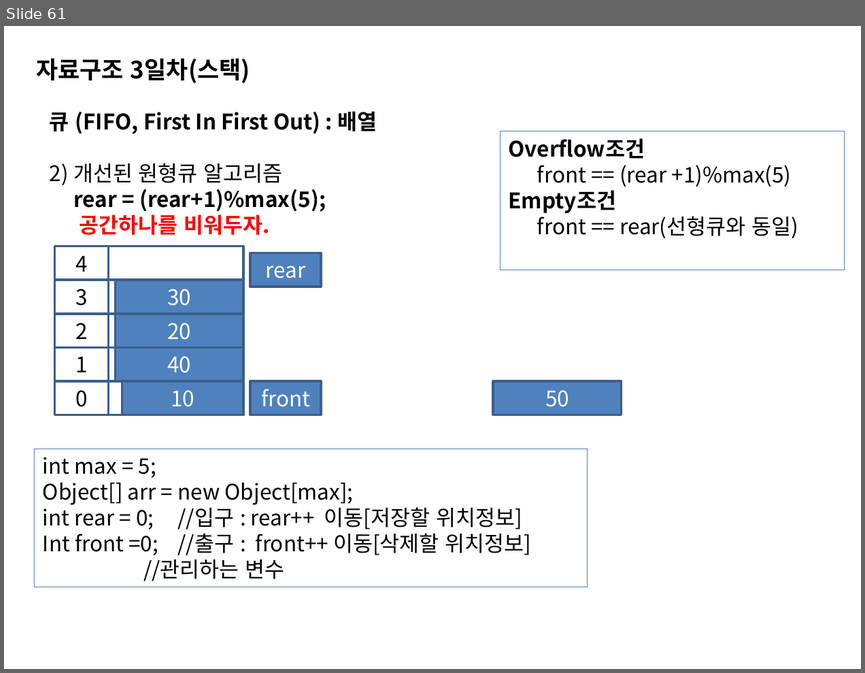
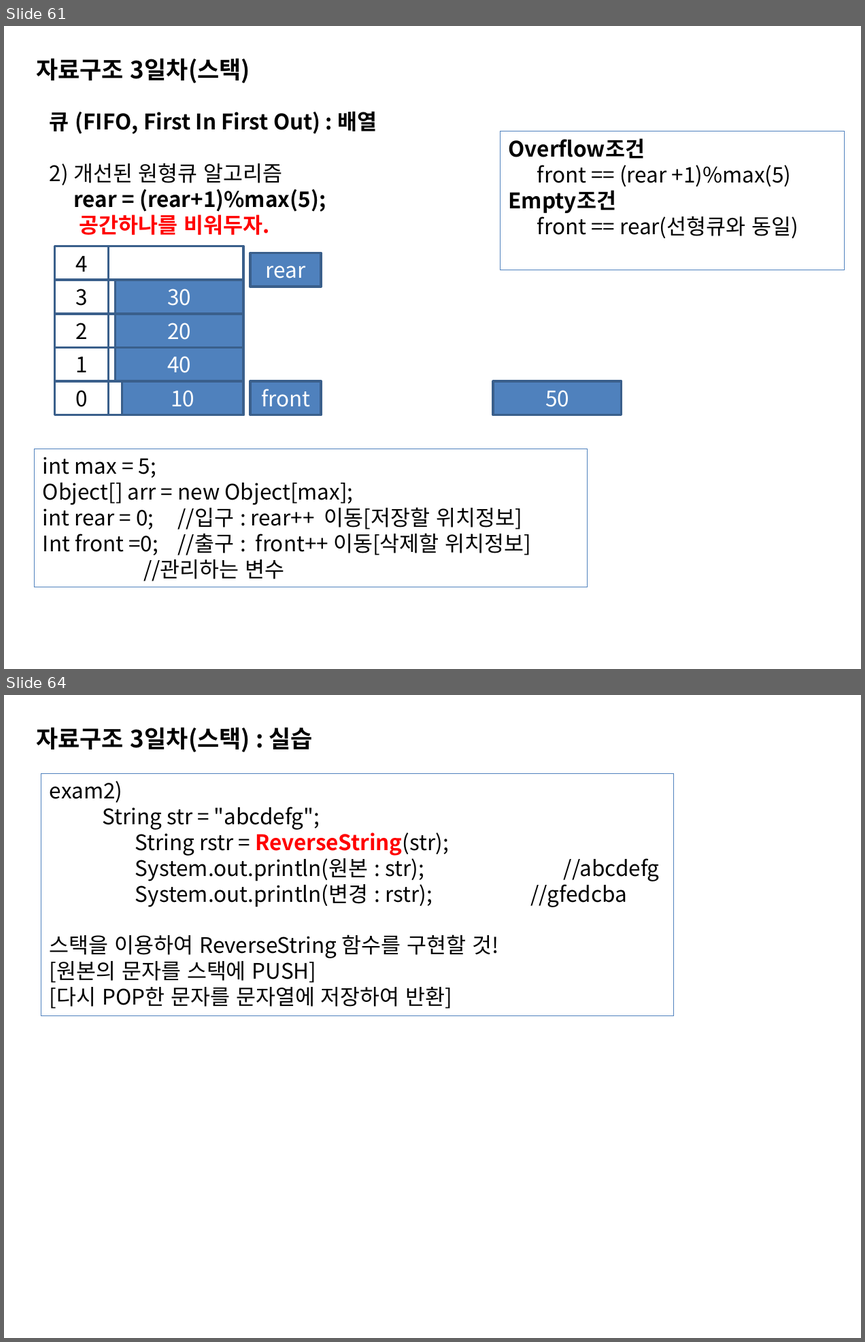
Before and after one commit to sing2song/TILDS, a slide deck: Java자료구조.pptx. Shown one above the other, each under a label of ours: slide 61 before the commit, slides 61 and 64 after it; the slides between them are not shown. The pictures are 865x673 and 865x1342 pixels, drawn with LibreOffice and Linux fonts; fonts in the diff are those of the drawing. Boxes give left, top, right and bottom in pixels: in the first picture for what was removed or moved away, otherwise in the second. Text is boxed around its words. In the diff, an @@ line names an element or a change of style, - is before the commit and + after.

```diff
--- a/Java자료구조.pptx
+++ b/Java자료구조.pptx
@@ slide 64 added at [4,695,861,1338], background #FFFFFF @@
@@ text added at [36,727,313,752], 20 pt, text #000000, bold @@
+자료구조 3일차(스택) : 실습
@@ rectangle added at [41,774,673,1016], outline #4F81BD 0.75 pt, 18 pt, text #000000 @@
+exam2)
+String str = "abcdefg";
+String rstr = ReverseString(str);
+System.out.println(원본 : str); //abcdefg
+System.out.println(변경 : rstr); //gfedcba
+스택을 이용하여 ReverseString 함수를 구현할 것!
+[원본의 문자를 스택에 PUSH]
+[다시 POP한 문자를 문자열에 저장하여 반환]
```
Also in this commit, not shown: 3 other slides added, 21 other files.
